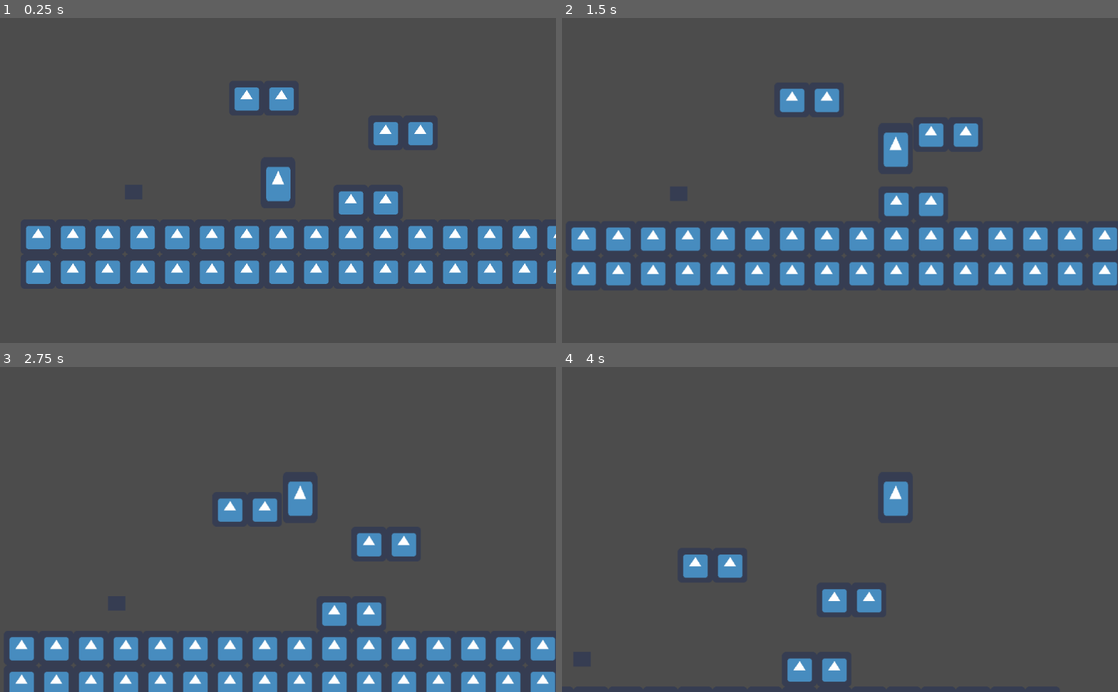
Above: before the commit, frames 1-4 (two rows, left to right).
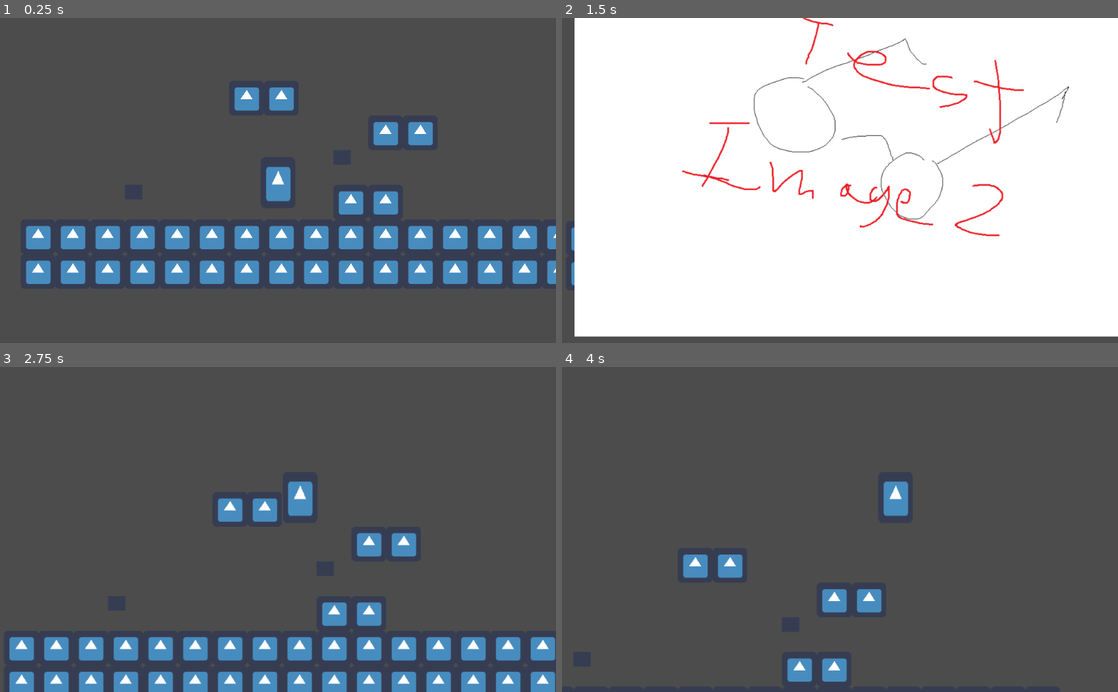
Above: after the commit, the same moments.

Repository: GorinichSerpant/RootCause
Game: Godot game, scene res://World/World.tscn
The game is run twice, just before and just after one commit, with the same random seed, the same clock (stepped at 60 frames per second) and the same inputs. The engine's default icon, where the game draws it, is replaced by a stand-in: a white triangle on a blue panel in a dark square.
Inputs:
- Up to frame 1 (0.25 s): no input
- Up to frame 2 (1.5 s): hold Right (move_right) from 0.53 s (still down); tap W (jump) at 0.77 s
- Up to frame 3 (2.75 s): tap W (jump) at 1.52 s; release Right (move_right) at 2.03 s; hold Left (move_left) from 2.03 s (still down)
- Up to frame 4 (4 s): release Left (move_left) at 2.78 s; hold Right (move_right) from 2.78 s (still down); tap W (jump) at 3.02, 3.77 s

The runs differ from the first frame. In frame 2, 95% of the frame differs, in the area x 2-100%, y 0-99%; in frame 3, less than 0.1%; in frame 4, less than 0.1%.

Commit message:
different sights can have different images now

Diff:
--- a/Sight/Sight.tscn
+++ b/Sight/Sight.tscn
@@ -6,7 +6,6 @@
 [sub_resource type="CircleShape2D" id=4]
 
 [node name="Sight" type="Area2D"]
-position = Vector2( 145, 460 )
 script = ExtResource( 1 )
 __meta__ = {
 "_edit_group_": true
--- a/World/Sight.gd
+++ b/World/Sight.gd
@@ -1,5 +1,10 @@
 extends Area2D
 
+export var texture = "res://Sight/TestImage.png"
+
+func _ready():
+	var loadTexture = load(texture)
+	$Image.texture = loadTexture
 
 func _on_Sight_body_entered(body):
 	$Image.visible = true
--- a/World/World.tscn
+++ b/World/World.tscn
@@ -58,9 +58,14 @@
 [node name="Enivroment" type="TileMap" parent="."]
 tile_set = SubResource( 3 )
 format = 1
-tile_data = PoolIntArray( 262149, 0, 0, 262150, 0, 0, 327689, 0, 0, 327690, 0, 0, 458754, 1, 0, 458760, 0, 0, 458761, 0, 0 …(478 unchanged characters)…
+tile_data = PoolIntArray( 262149, 0, 0, 262150, 0, 0, 327689, 0, 0, 327690, 0, 0, 393224, 1, 0, 458754, 1, 0, 458760, 0, 0, 458761, 0, 0 …(478 unchanged characters)…
 
 [node name="Player" parent="." instance=ExtResource( 1 )]
 position = Vector2( 410, 440 )
 
-[node name="Sight" parent="." instance=ExtResource( 3 )]
+[node name="Sight1" parent="." instance=ExtResource( 3 )]
+position = Vector2( 142, 462 )
+
+[node name="Sight2" parent="." instance=ExtResource( 3 )]
+position = Vector2( 528, 401 )
+texture = "res://Sight/TestImage2.png"
Binary file added: Sight/TestImage2.png
Not shown, added: Sight/TestImage2.png.import
